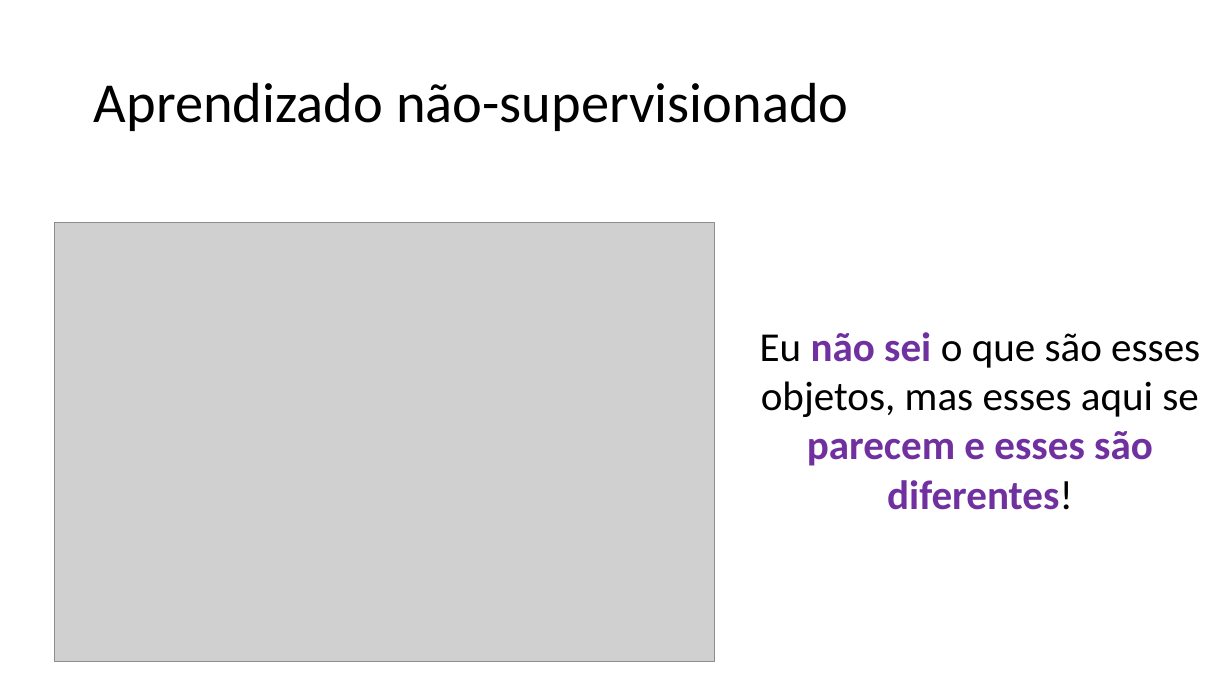
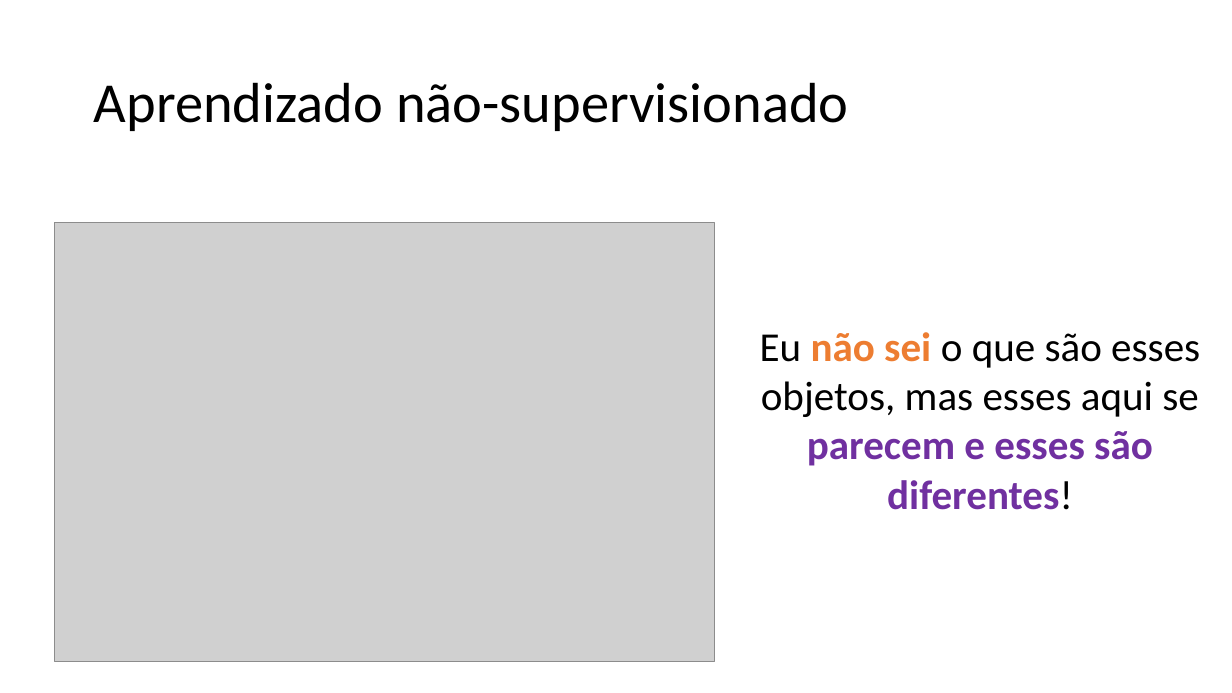
Before and after one commit to zz4fap/c24_inteligencia_artificial, a slide deck: slide 27 of slides/C24_Paradigmas.pptx (slide 26 before the commit). Drawn at 1232x693 pixels with LibreOffice and Linux fonts; fonts in the diff are those of the drawing; grey boxes stand for pictures. Boxes give left, top, right and bottom in pixels: in the first picture for what was removed or moved away, otherwise in the second. Text is boxed around its words. In the diff, an @@ line names an element or a change of style, - is before the commit and + after.

```diff
--- a/slides/C24_Paradigmas.pptx
+++ b/slides/C24_Paradigmas.pptx
@@ text "Eu não sei o que ..." at bbox=[760, 332, 1200, 510]: text colour #7030A0 to #ED7D31 in "não sei" @@
```
Also in this commit, not shown: 11 other slides changed, 1 slide added.
